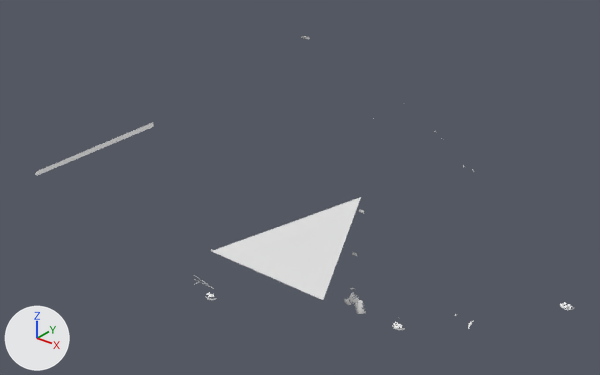
Before and after pictures for a commit that changed the OBJ model Meshes/Reactor Detail_3.obj.
One viewpoint serves both versions: a 50 mm lens placed at (938.0, -1171.0, 920.0), pointed at (-48.0, 62.0, 156.0). The axes (+X, +Y, +Z) are drawn at lower left. The lights are the same throughout. Where no turn or scale is listed for an object, it has been applied to the vertices.

Objects in the first picture: 'Reactor_Deatail_3_Factory.004'.
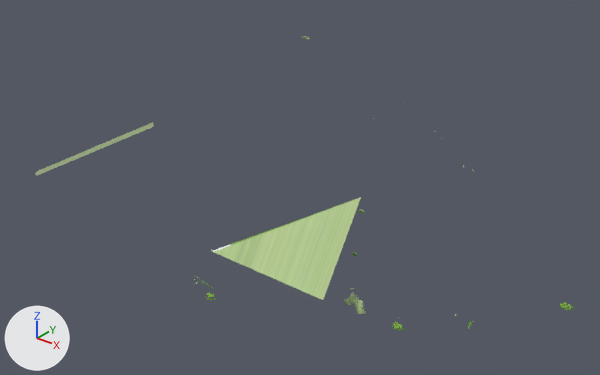
The newer file is also turned or shifted as a whole; pictures and numbers use the older file's frame.

Pixel boxes (x1, y1, x2, y2) of what changed, in the pictures (600 x 375 px):
'Reactor_Deatail_3_Factory.004', recoloured (white to green): (35, 36, 574, 330) in both

What changed in the scene script:
```text
Add img_grasslands_jpeg:
    img_grasslands_jpeg = load_image('grasslands.jpeg', '../textures/grasslands.jpeg', 283, 178, 'sRGB')
Add mat_wire_214228153_001:
    mat_wire_214228153_001 = principled_material('wire_214228153.001')
    mat_wire_214228153_001.texture = img_grasslands_jpeg
    mat_wire_214228153_001.roughness = 1.0
Change me_reactor_deatail_3_factory_004:
    where me_reactor_deatail_3_factory_004.from_pydata(...)  # 672 vertices, 561 faces, 156 loose edges; spans x -535.0..557.0, y -313.0..635.0, z 30.0..451.0
    remove me_reactor_deatail_3_factory_004.materials.append(mat_wire_214228153)  # white #e7e7e7
    add me_reactor_deatail_3_factory_004.materials.append(mat_wire_214228153_001)  # picture img_grasslands_jpeg
```
